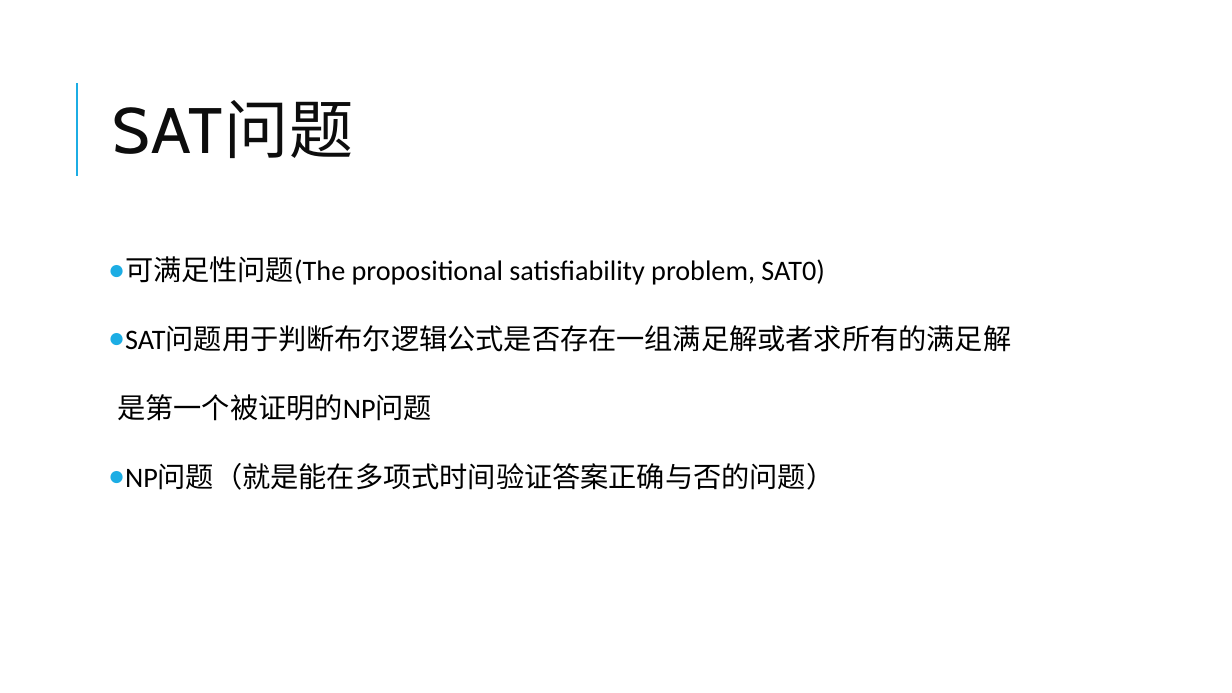
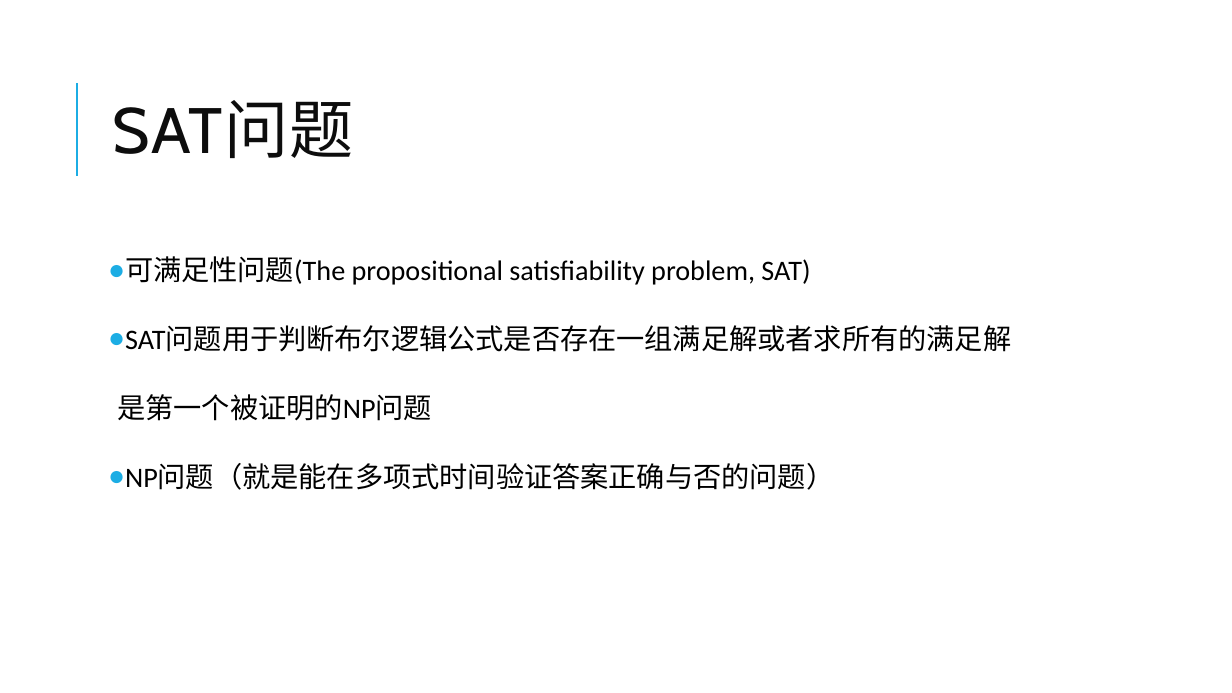
Before and after one commit to yberlin/hello-world, a slide deck: slide 6 of 数电/代数解析器与其密码学领域的应用.pptx. Drawn at 1232x693 pixels with LibreOffice and Linux fonts; fonts in the diff are those of the drawing. Boxes give left, top, right and bottom in pixels: in the first picture for what was removed or moved away, otherwise in the second. Text is boxed around its words. In the diff, an @@ line names an element or a change of style, - is before the commit and + after.

```diff
--- a/数电/代数解析器与其密码学领域的应用.pptx
+++ b/数电/代数解析器与其密码学领域的应用.pptx
@@ text at bbox=[125, 256, 810, 285]: text changed @@
-● 可满足性问题(The propositional satisfiability problem, SAT0)
+● 可满足性问题(The propositional satisfiability problem, SAT)
```
Also in this commit, not shown: 6 other slides changed, 14 slides added, 1 slide removed.
